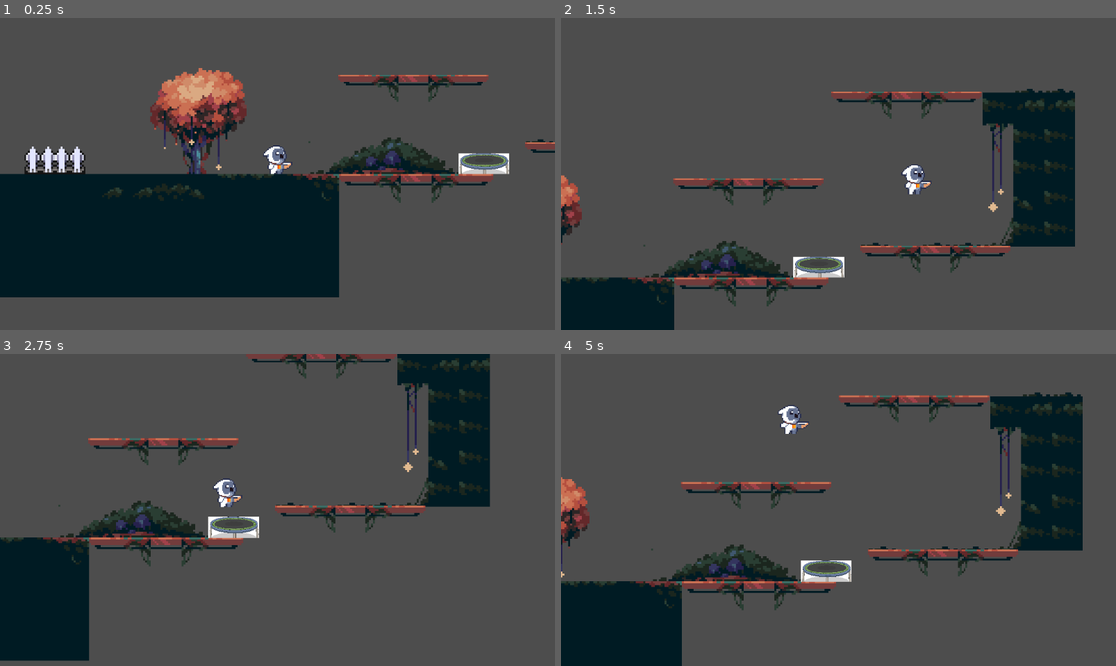
Above: before the commit, frames 1-4 (two rows, left to right).
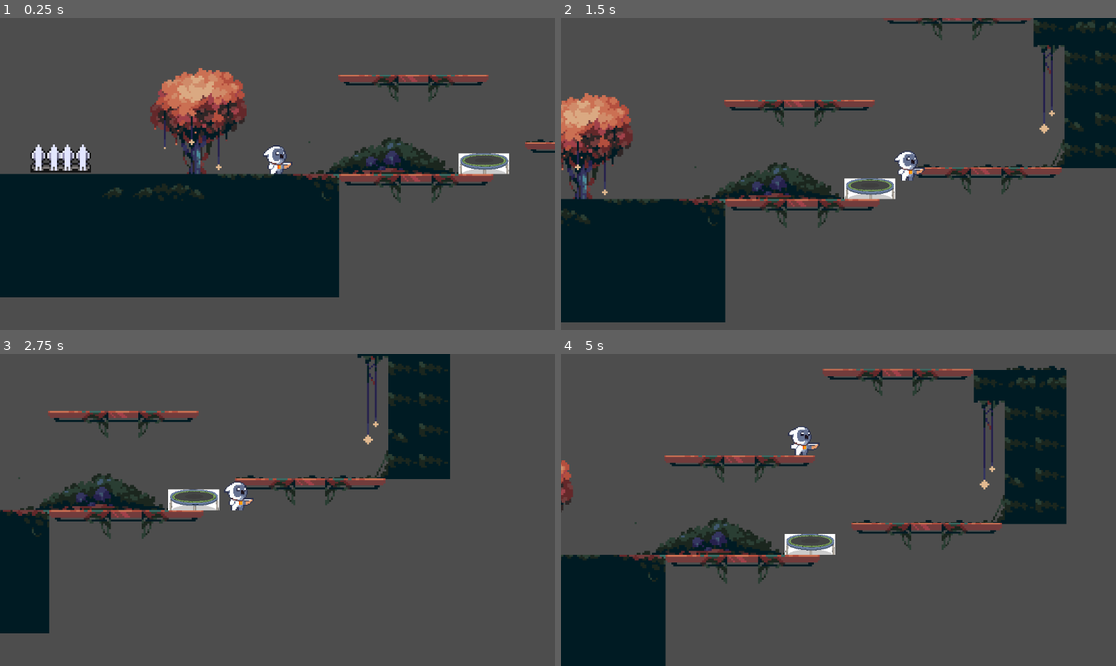
Above: after the commit, the same moments.

Repository: XiaoLuo952/2025GameDesignProject
Game: Godot game, scene res://scenes/game.tscn
Same seed, same stepped clock (60 frames per second), same inputs: the game is played once before the commit and once after it.
Inputs:
- Up to frame 1 (0.25 s): no input
- Up to frame 2 (1.5 s): tap Enter (ui_accept) at 0.5, 0.77 s; hold J (climb) 0.53-1.28 s; hold Right (ui_right) from 0.53 s (still down); tap L (dash) at 1.35 s
- Up to frame 3 (2.75 s): tap Enter (ui_accept) at 1.52 s; release Right (ui_right) at 2.03 s; hold Left (ui_left) from 2.03 s (still down); hold J (climb) from 2.03 s (still down)
- Up to frame 4 (5 s): release Left (ui_left) at 2.78 s; release J (climb) at 2.78 s; hold Right (ui_right) 2.78-4.28 s; tap L (dash) at 2.85, 4.35 s; tap Enter (ui_accept) at 3.02, 3.77, 4.52 s; hold J (climb) 3.53-4.28 s; hold Left (ui_left) from 4.28 s (still down)

The runs differ from the first frame. In frame 1, 0.9% of the frame differs, in the area x 4-17%, y 40-51%; in frame 2, 33%, in the area x 0-100%, y 0-100%; in frame 3, 22%; in frame 4, 21%.

Commit message:
修改数值提升体验

Diff:
--- a/scenes/game.tscn
+++ b/scenes/game.tscn
@@ -6,6 +6,7 @@
 [ext_resource type="PackedScene" uid="uid://jkhsmctuq6t0" path="res://scenes/memory.tscn" id="4_lbhrr"]
 [ext_resource type="PackedScene" uid="uid://dphf436oqba5j" path="res://scenes/trap.tscn" id="5_iywne"]
 [ext_resource type="PackedScene" uid="uid://dnimlnlyjm67t" path="res://scenes/tanhaung.tscn" id="6_p57ef"]
+[ext_resource type="PackedScene" uid="uid://b7fy7h0cpmwtm" path="res://scenes/movingplatform.tscn" id="7_u5sy4"]
 
 [sub_resource type="TileSetAtlasSource" id="TileSetAtlasSource_lnu2h"]
 texture = ExtResource("2_yqjtg")
@@ -253,7 +254,7 @@
 position = Vector2(416, -104)
 
 [node name="trap" parent="." instance=ExtResource("5_iywne")]
-position = Vector2(-115, -6)
+position = Vector2(-112, -7)
 
 [node name="Area2D" parent="." instance=ExtResource("6_p57ef")]
 position = Vector2(102, -3)
@@ -261,3 +262,6 @@
 
 [node name="Memory2" parent="." instance=ExtResource("4_lbhrr")]
 position = Vector2(344, -165)
+
+[node name="movingplatform" parent="." instance=ExtResource("7_u5sy4")]
+position = Vector2(59, -124)
--- a/scenes/trap.tscn
+++ b/scenes/trap.tscn
@@ -1,6 +1,6 @@
 [gd_scene load_steps=4 format=3 uid="uid://dphf436oqba5j"]
 
-[ext_resource type="Script" uid="uid://cdv5mibpi4aff" path="res://scripts/area_2d.gd" id="1_nhxoo"]
+[ext_resource type="Script" uid="uid://cdv5mibpi4aff" path="res://scripts/trap.gd" id="1_nhxoo"]
 [ext_resource type="Texture2D" uid="uid://xkt87eumvifm" path="res://assets/sprites/test_character/Trap and Weapon/Spike_B.png" id="1_svk5y"]
 
 [sub_resource type="RectangleShape2D" id="RectangleShape2D_nhxoo"]
--- a/scripts/player.gd
+++ b/scripts/player.gd
@@ -1,7 +1,7 @@
 extends CharacterBody2D
 
 # 移动和跳跃的参数
-const SPEED = 160.0
+const SPEED = 120.0
 const JUMP_VELOCITY = -280.0
 const ACCEL_SMOOTHING = 0.2  # 加速平滑系数
 const DECEL_SMOOTHING = 0.1  # 减速平滑系数
--- a/scripts/tanhaung.gd
+++ b/scripts/tanhaung.gd
@@ -1,6 +1,6 @@
 extends Area2D
 
-@export var bounce_strength := 500.0    # 弹力强度
+@export var bounce_strength := 400.0    # 弹力强度
 @export var bounce_direction := Vector2.UP  # 默认向上
 @export var use_animation := true       # 是否使用动画
 
--- a/scripts/area_2d.gd
+++ b/scripts/trap.gd
@@ -26,7 +26,7 @@
 extends Area2D
 
 # 设置延迟时间（秒）
-@export var reload_delay: float = 1.0
+@export var reload_delay: float = 0.01
 
 func _ready():
 	connect("body_entered", _on_body_entered)
Not shown: 1 places in scenes/game.tscn that only renumber resources
Renamed: scripts/area_2d.gd.uid -> scripts/trap.gd.uid
